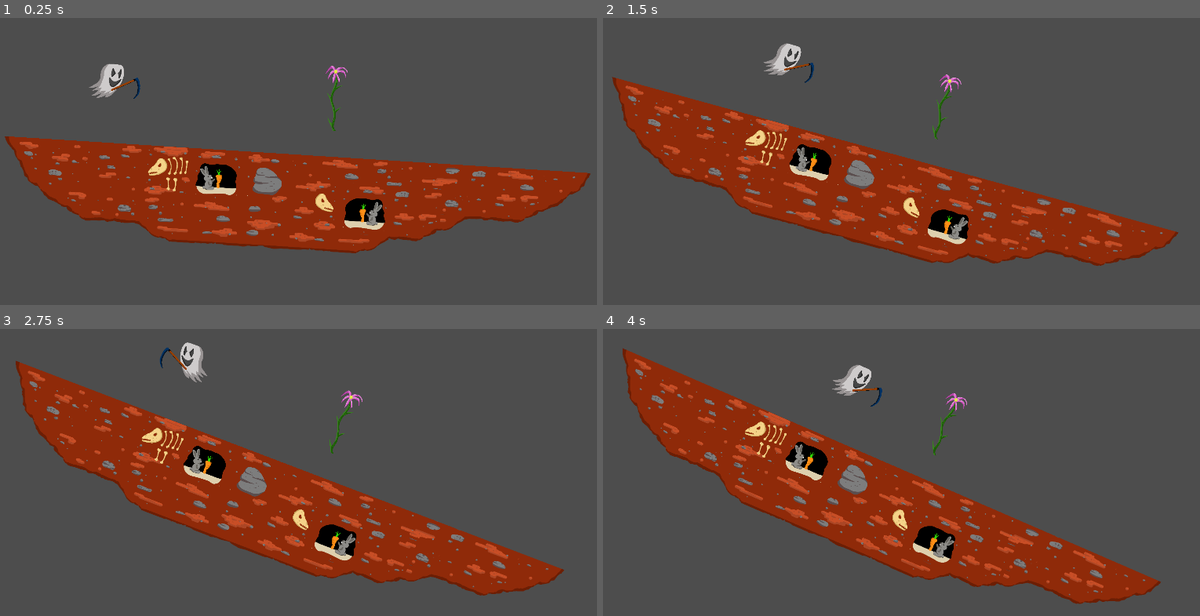
Above: before the commit, frames 1-4 (two rows, left to right).
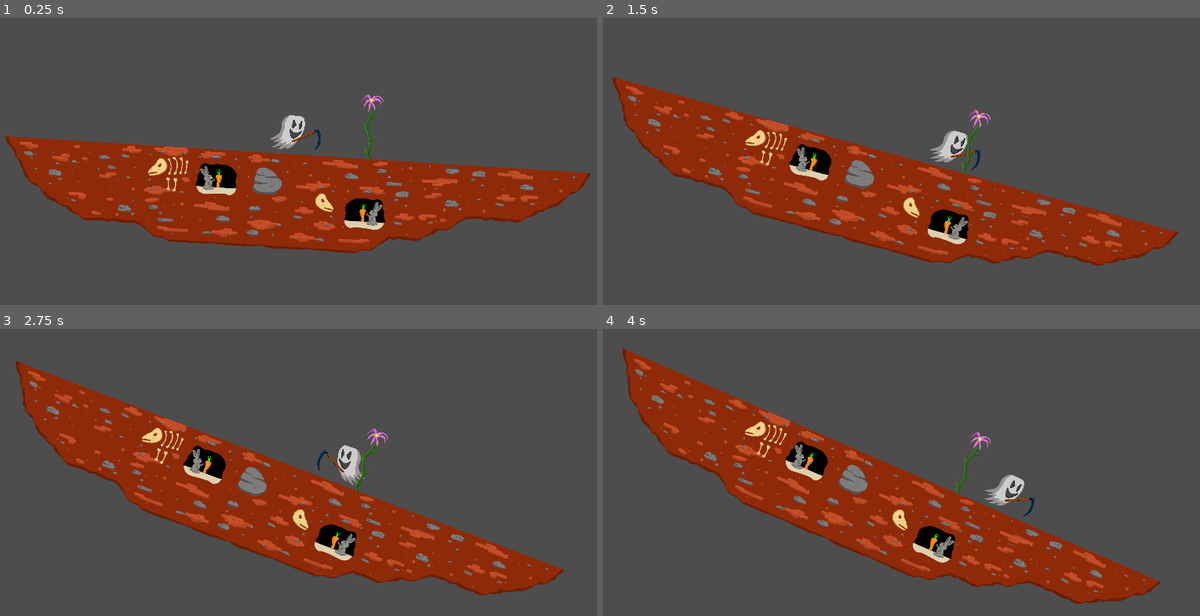
Above: after the commit, the same moments.

Repository: Stennsen/Elephanturtle
Game: Godot game, scene res://scenes/level/diskworld.tscn
The game is run twice, just before and just after one commit, with the same random seed, the same clock (stepped at 60 frames per second) and the same inputs. The project has no main scene, so this scene is started directly.
Inputs:
- Up to frame 1 (0.25 s): no input
- Up to frame 2 (1.5 s): hold E (crop) 0.53-1.28 s; hold D (right) from 0.53 s (still down); tap E (crop) at 1.35 s
- Up to frame 3 (2.75 s): release D (right) at 2.03 s; hold A (left) from 2.03 s (still down); hold E (crop) from 2.03 s (still down)
- Up to frame 4 (4 s): release A (left) at 2.78 s; release E (crop) at 2.78 s; hold D (right) from 2.78 s (still down); tap E (crop) at 2.85 s; hold E (crop) from 3.53 s (still down)

The runs differ from the first frame. In frame 1, 1.2% of the frame differs, in the area x 14-65%, y 15-50%; in frame 2, 1.2%; in frame 3, 1.2%; in frame 4, 1.2%.

Commit message:
change level

Diff:
--- a/scenes/level/diskworld.tscn
+++ b/scenes/level/diskworld.tscn
@@ -362,10 +362,10 @@
 zoom = Vector2(0.3, 0.3)
 
 [node name="Player" parent="." instance=ExtResource("3_08eds")]
-position = Vector2(-1873, -408)
+position = Vector2(0, 0)
 
 [node name="plant1" type="Area2D" parent="."]
-position = Vector2(390, -394)
+position = Vector2(772, -124)
 collision_layer = 2
 metadata/_edit_group_ = true
 
